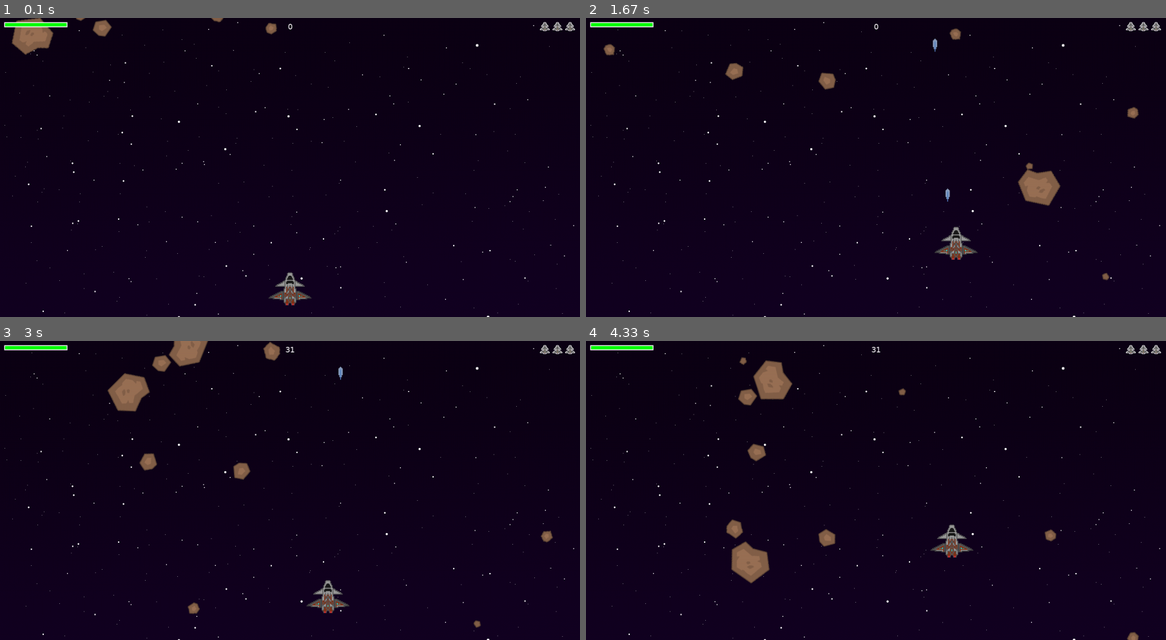
Above: before the commit, frames 1-4 (two rows, left to right).
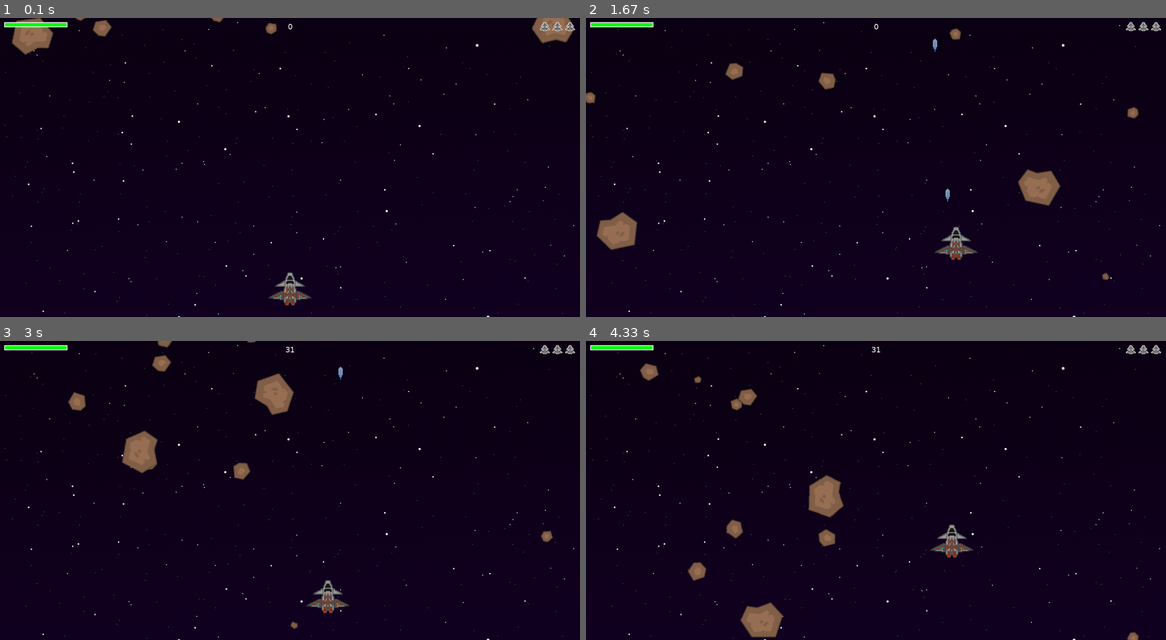
Above: after the commit, the same moments.

Repository: Ne7eziDDa/TheHoff
Game: pygame game, started from pyGame_basic.py
The game is run twice, just before and just after one commit, with the same random seed, the same clock (stepped at 60 frames per second) and the same inputs.
Inputs:
- Up to frame 1 (0.1 s): no input
- Up to frame 2 (1.67 s): tap Space at 0.33, 0.73, 1.03, 1.23, 1.57 s; hold Right 0.67-1.13 s; hold Up 1.17-1.47 s; hold Right from 1.5 s (still down)
- Up to frame 3 (3 s): tap Space at 1.87, 2.07, 2.37, 2.63, 2.97 s; release Right at 1.97 s; hold Left 2-2.53 s; hold Down 2.57-2.87 s; hold Left from 2.9 s (still down)
- Up to frame 4 (4.33 s): tap Space at 3.27, 3.4, 3.8, 4.1 s; release Left at 3.3 s; hold Up 3.33-3.7 s; hold Right from 3.73 s (still down)

The runs differ from the first frame. In frame 1, 0.4% of the frame differs, in the area x 91-99%, y 0-9%; in frame 2, 0.8%; in frame 3, 2.7%; in frame 4, 3.1%, in the area x 9-82%, y 5-100%.

Commit message:
no released a meteor hp

Diff:
--- a/pyGame_basic.py
+++ b/pyGame_basic.py
@@ -168,9 +168,9 @@
             self.rect.centerx = WIDTH / 2
             self.rect.bottom = HEIGHT + 28
         if player.attack > 0 and pygame.time.get_ticks() - self.power_time >= 10:
-            print(f'{pygame.time.get_ticks()} : {self.power_time}')
+            #print(f'{pygame.time.get_ticks()} : {self.power_time}')
             player.attack -= 16.8
-            print(f'player.attack : {player.attack}')
+            #print(f'player.attack : {player.attack}')
 
         self.speedx = 0
         self.speedy = 0
@@ -359,6 +359,7 @@
 powerups = pygame.sprite.Group() # группировка спрайтов.
 
 player = Player()
+mob = Mob()
 
 score = 0 # переменная счёта.
 all_sprites.add(player) # добавление player в папку.
@@ -392,7 +393,6 @@
     keystate = pygame.key.get_pressed()
     if keystate[pygame.K_ESCAPE]:
             running = False
-
 
     # Обновление.
     all_sprites.update()
